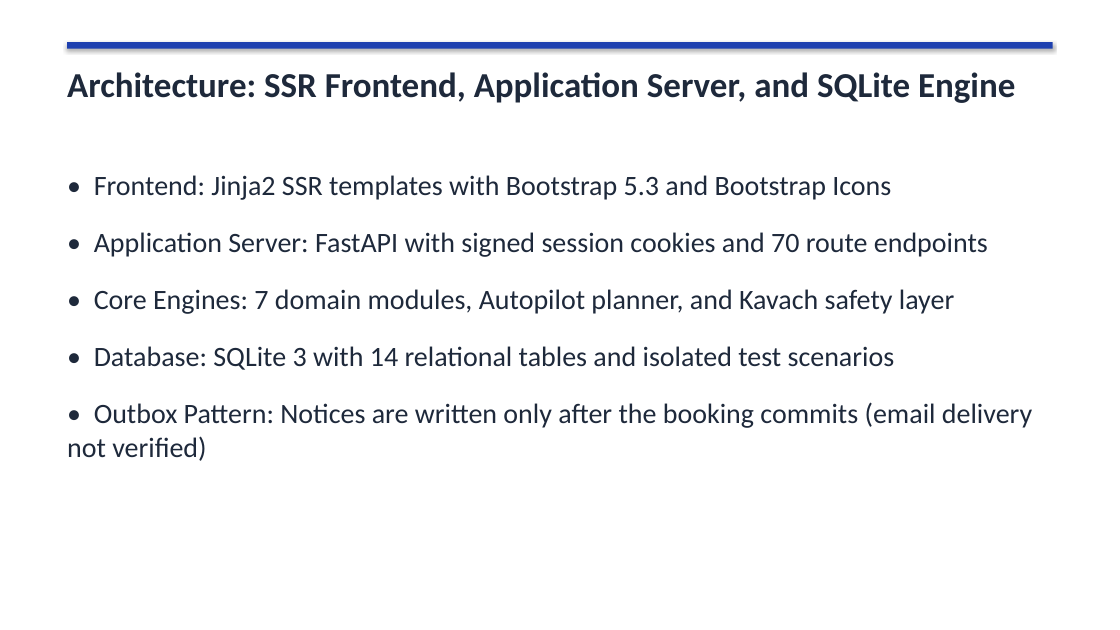
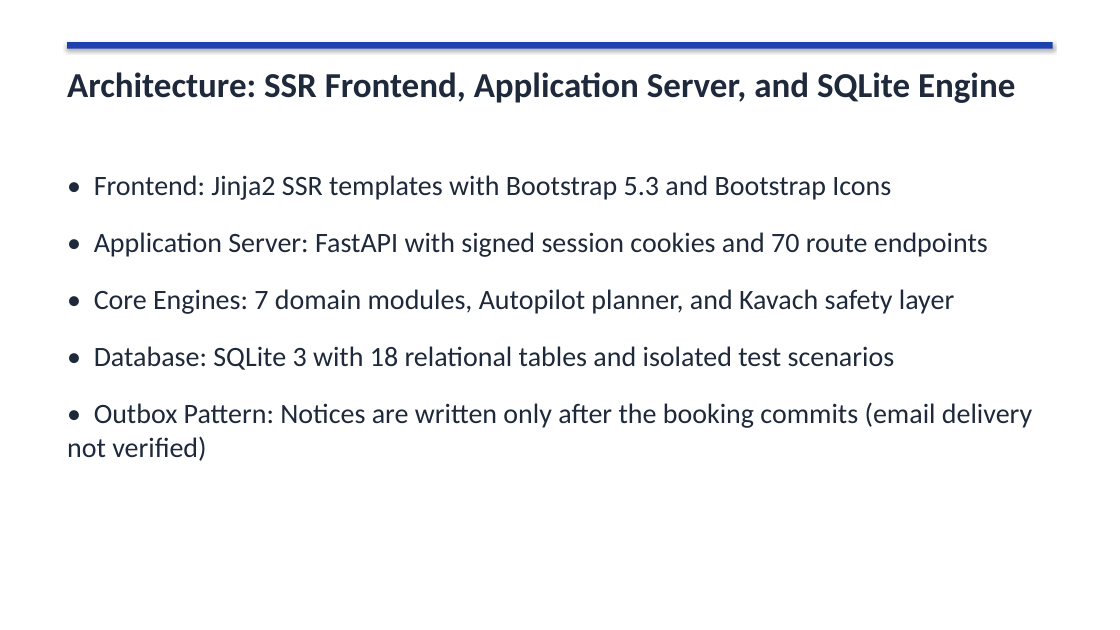
Before and after one commit to open-himanshu/AgenticLiner, a slide deck: slide 5 of docs/submission/out/OPEN.OUTLIERS_AgenticLiner.pptx. Drawn at 1120x630 pixels with LibreOffice and Linux fonts; fonts in the diff are those of the drawing. Boxes give left, top, right and bottom in pixels: in the first picture for what was removed or moved away, otherwise in the second. Text is boxed around its words. In the diff, an @@ line names an element or a change of style, - is before the commit and + after.

Commit message:
docs: fix report facts, rebuild PDF and PPTX, tidy repo

```diff
--- a/docs/submission/out/OPEN.OUTLIERS_AgenticLiner.pptx
+++ b/docs/submission/out/OPEN.OUTLIERS_AgenticLiner.pptx
@@ text at (94, 346, 895, 370): text changed @@
-• Database: SQLite 3 with 14 relational tables and isolated test scenarios
+• Database: SQLite 3 with 18 relational tables and isolated test scenarios
```
Also in this commit, not shown: 24 other files.
